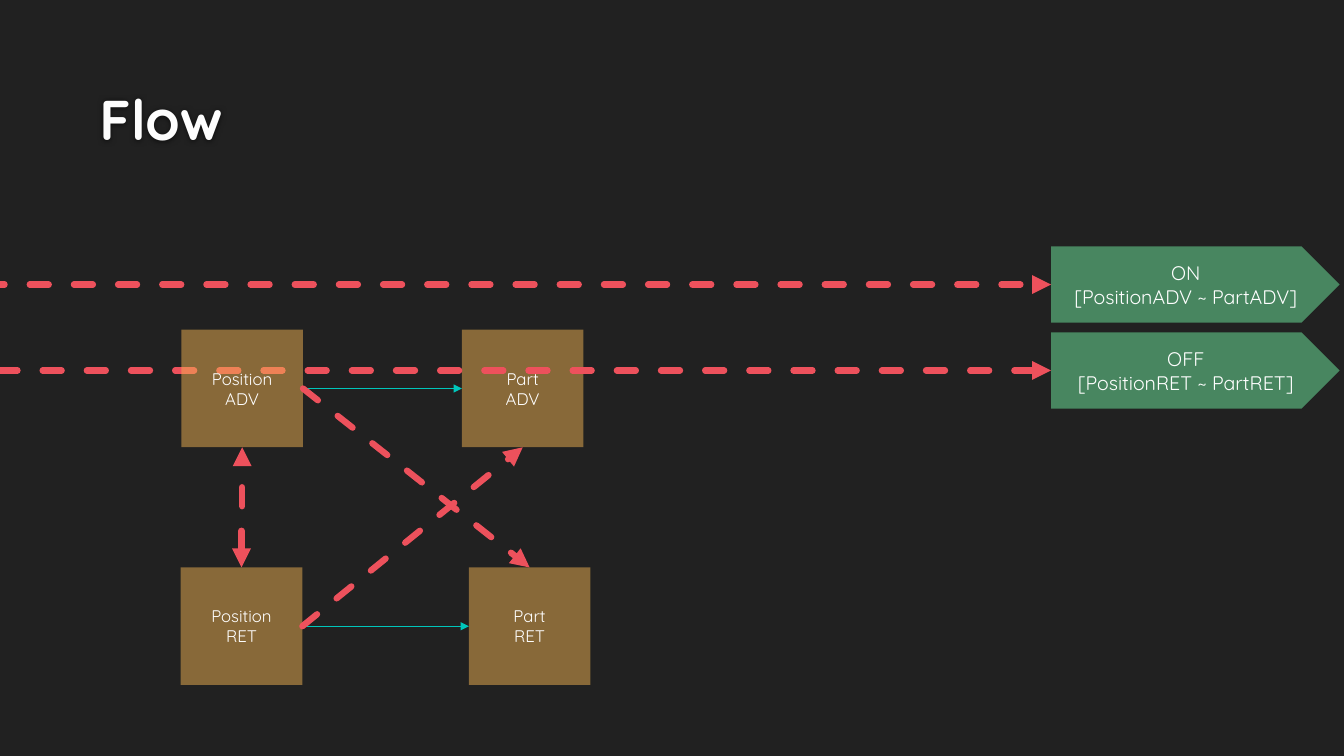
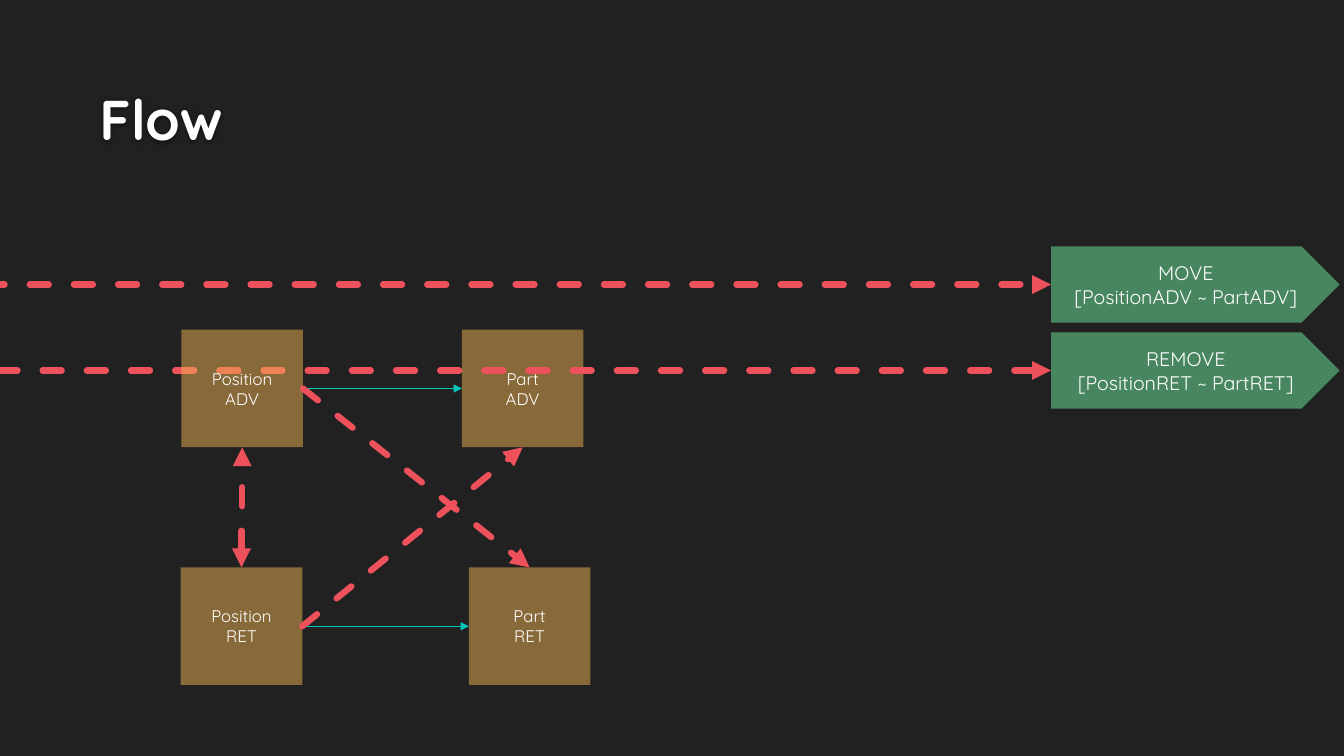
Before and after one commit to DualsoftDev/ds, a slide deck: slide 2 of DsDotNet/src/UnitTest/UnitTest.Model/ImportOfficeExample/Sample/Lib/Part/Sensor.pptx. Drawn at 1344x756 pixels with LibreOffice and Linux fonts; fonts in the diff are those of the drawing; background and template pictures are left out. Boxes give left, top, right and bottom in pixels: in the first picture for what was removed or moved away, otherwise in the second. Text is boxed around its words. In the diff, an @@ line names an element or a change of style, - is before the commit and + after.

```diff
--- a/DsDotNet/src/UnitTest/UnitTest.Model/ImportOfficeExample/Sample/Lib/Part/Sensor.pptx
+++ b/DsDotNet/src/UnitTest/UnitTest.Model/ImportOfficeExample/Sample/Lib/Part/Sensor.pptx
@@ text in pentagon arrow at bbox=[1158, 266, 1213, 280]: text changed @@
-ON
+MOVE
@@ text in pentagon arrow at bbox=[1146, 352, 1226, 366]: text changed @@
-OFF
+REMOVE
```
Also in this commit, not shown: 13 other files.
